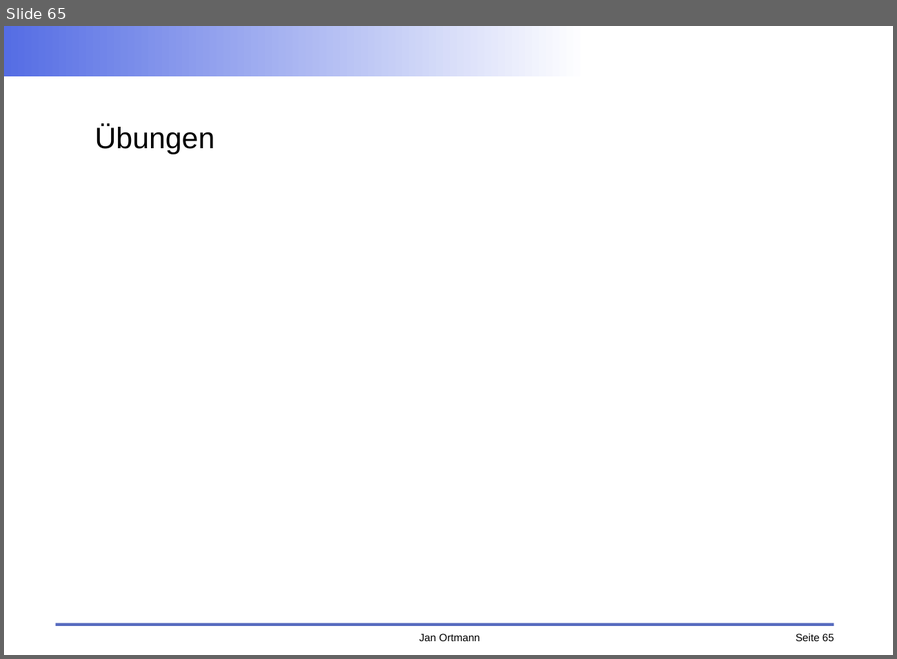
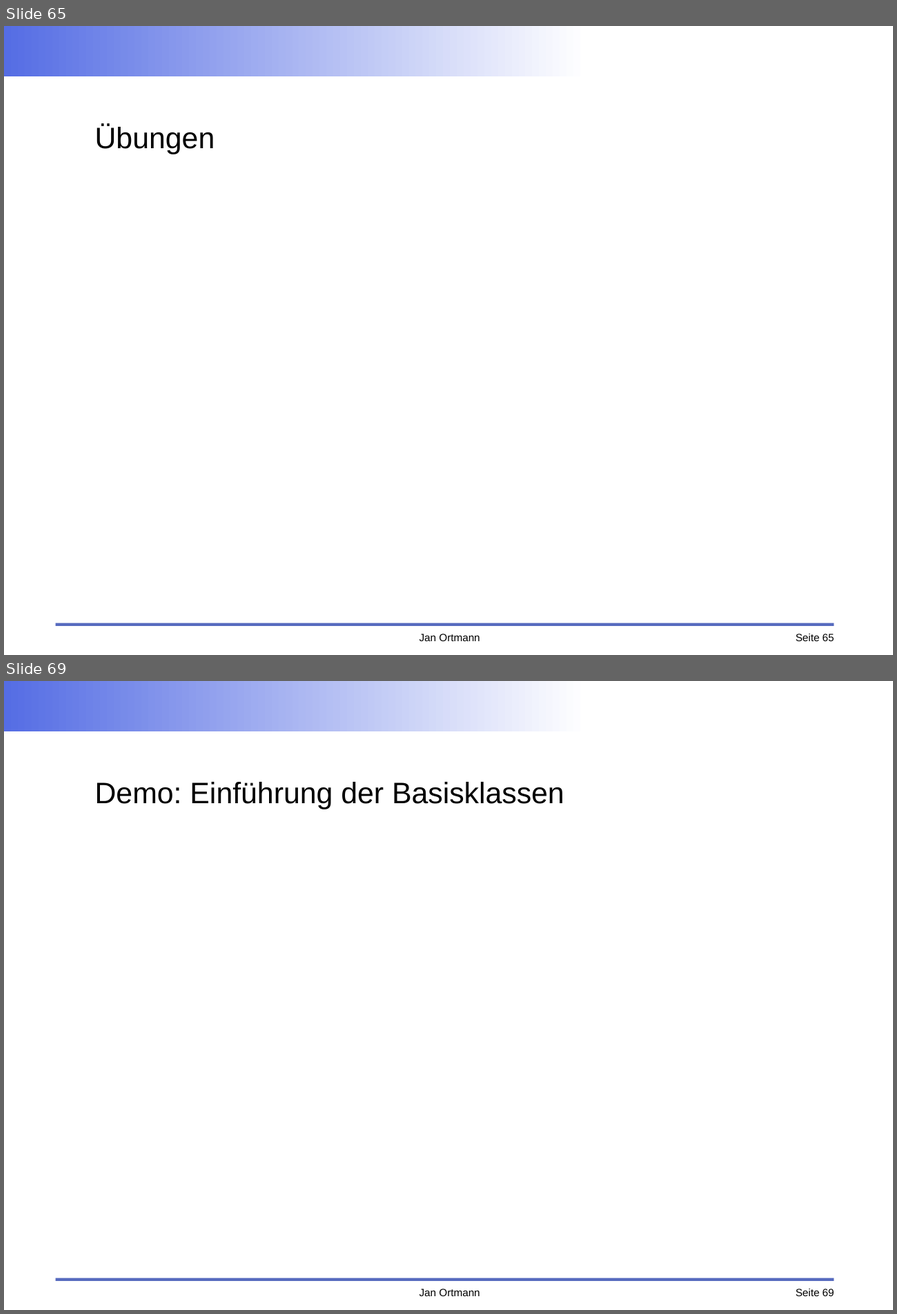
Before and after one commit to faktorips/faktorips.base, a slide deck: org.faktorips.doc/schulung/anwendungsentwicklung/FaktorIPS-Schulung.odp. Shown one above the other, each under a label of ours: slide 65 before the commit, slides 65 and 69 after it; the slides between them are not shown. The pictures are 897x659 and 897x1314 pixels, drawn with LibreOffice and Linux fonts; fonts in the diff are those of the drawing; background and template pictures are left out. Boxes give left, top, right and bottom in pixels: in the first picture for what was removed or moved away, otherwise in the second. Text is boxed around its words. In the diff, an @@ line names an element or a change of style, - is before the commit and + after.

```diff
--- a/org.faktorips.doc/schulung/anwendungsentwicklung/FaktorIPS-Schulung.odp
+++ b/org.faktorips.doc/schulung/anwendungsentwicklung/FaktorIPS-Schulung.odp
@@ slide 69 added at box(4, 681, 893, 1310), background #FFFFFF; not listed: 4 template elements that a slide beside it also shows @@
@@ title added at box(95, 782, 564, 809), 28 pt, text #000000 @@
+Demo: Einführung der Basisklassen
```
Also in this commit, not shown: 8 slides changed, 5 other slides added, 1 slide removed, 17 other files.
